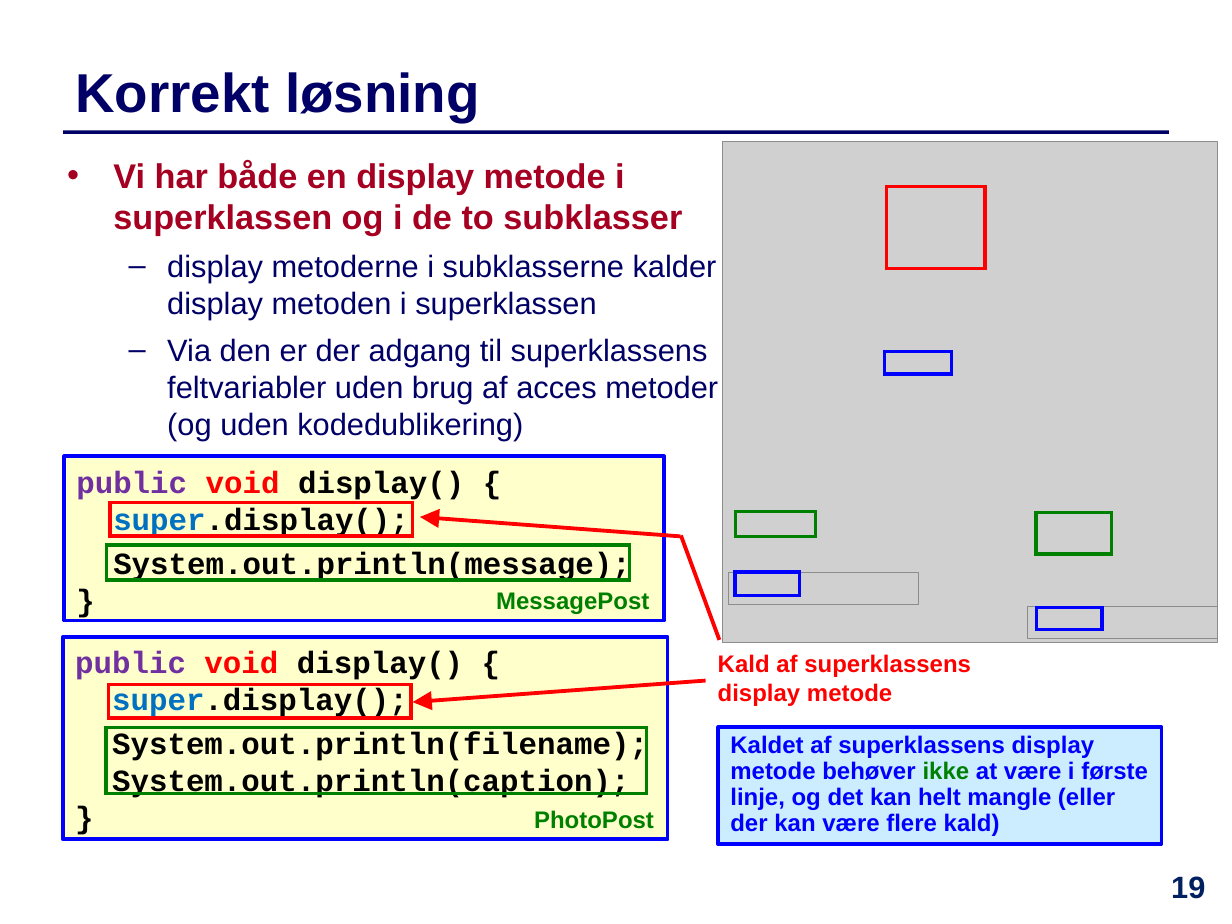
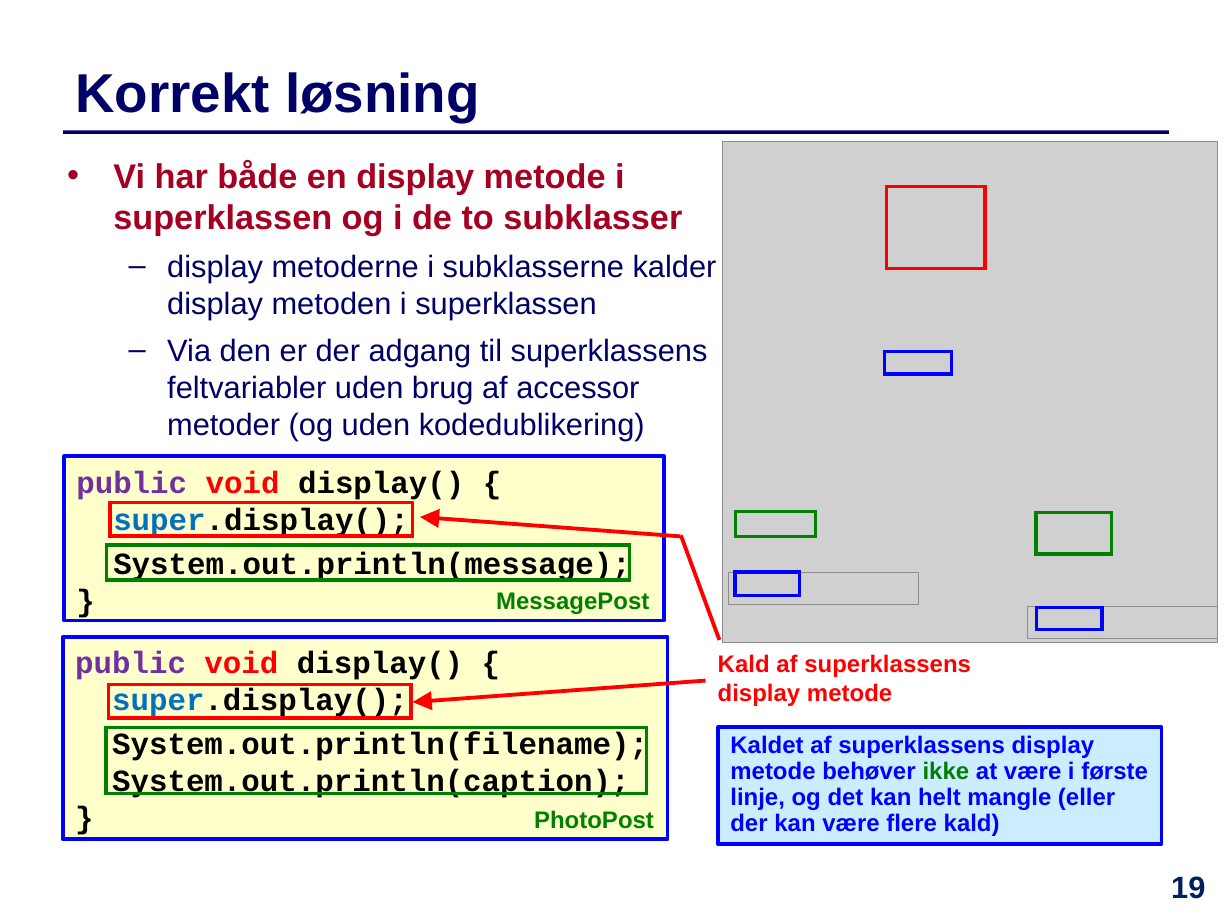
Before and after one commit to IntProgAU/Materiale, a slide deck: slide 19 of web/e23/uge_11/Slides-Uge11.pptx. Drawn at 1232x924 pixels with LibreOffice and Linux fonts; fonts in the diff are those of the drawing; grey boxes stand for pictures. Boxes give left, top, right and bottom in pixels: in the first picture for what was removed or moved away, otherwise in the second. Text is boxed around its words. In the diff, an @@ line names an element or a change of style, - is before the commit and + after.

```diff
--- a/web/e23/uge_11/Slides-Uge11.pptx
+++ b/web/e23/uge_11/Slides-Uge11.pptx
@@ text at [167,338,708,440]: text changed @@
-  – Via den er der adgang til superklassens feltvariabler uden brug af acces metoder (og uden kodedublikering)
+  – Via den er der adgang til superklassens feltvariabler uden brug af accessor metoder (og uden kodedublikering)
```
Also in this commit, not shown: 12 other slides changed, 3 other files.
